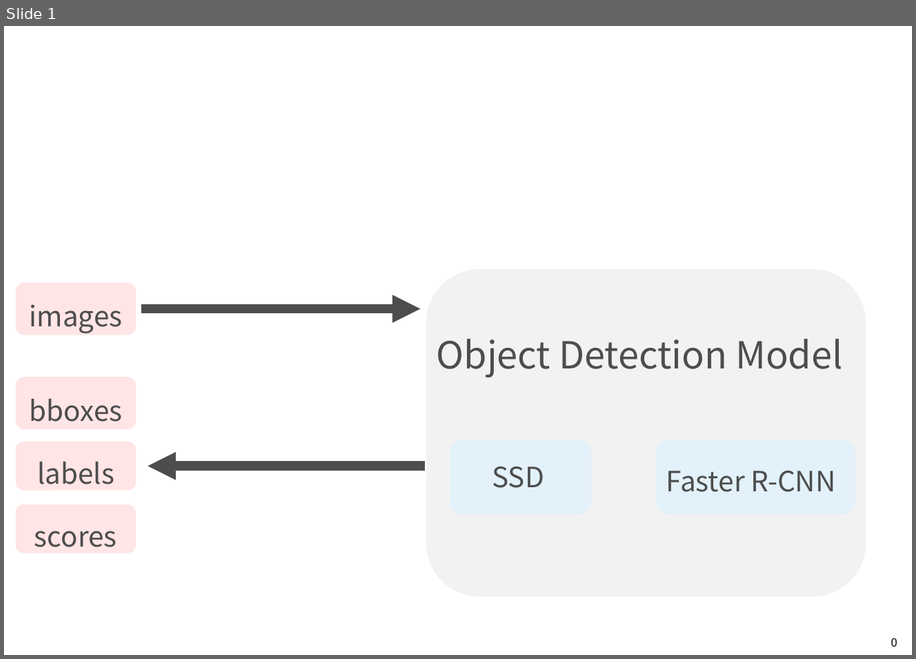
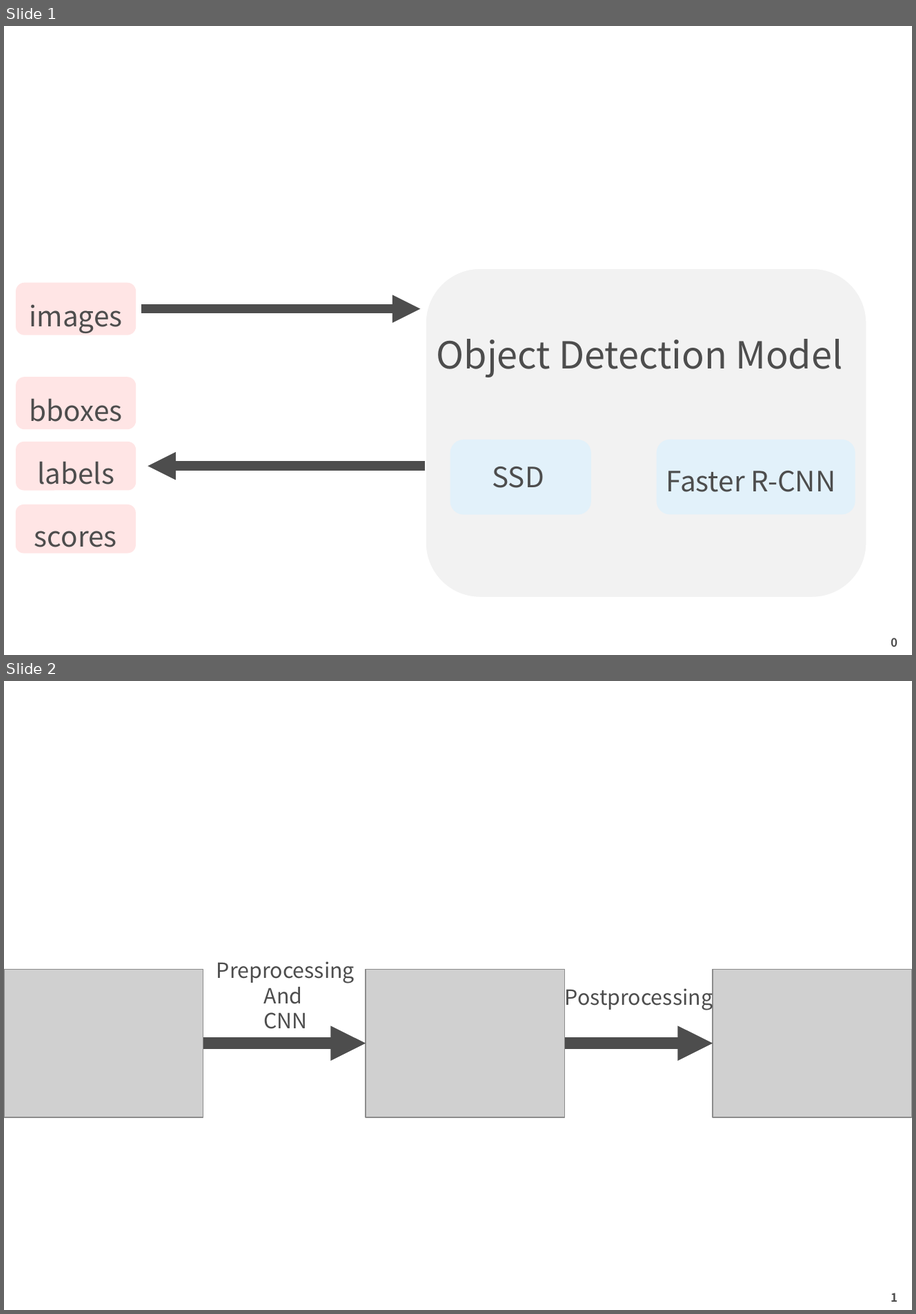
Before and after one commit to yuyu2172/chainercv-chainer-meetup, a slide deck: images/chainercv.pptx. Shown one above the other, each under a label of ours: slide 1 before the commit, slides 1 and 2 after it. The pictures are 916x659 and 916x1314 pixels, drawn with LibreOffice and Linux fonts; fonts in the diff are those of the drawing; grey boxes stand for pictures. Boxes give left, top, right and bottom in pixels: in the first picture for what was removed or moved away, otherwise in the second. Text is boxed around its words. In the diff, an @@ line names an element or a change of style, - is before the commit and + after.

Commit message:
update pptx

```diff
--- a/images/chainercv.pptx
+++ b/images/chainercv.pptx
@@ slide 2 added at [4, 681, 912, 1310], background #FFFFFF @@
@@ picture added at [4, 969, 203, 1118] @@
@@ text added at [217, 961, 355, 1029], 18 pt, text #4D4D4D @@
+Preprocessing
+And
+CNN
@@ picture added at [366, 969, 565, 1118] @@
@@ picture added at [713, 969, 912, 1118] @@
@@ text added at [565, 984, 713, 1011], 18 pt, text #4D4D4D @@
+Postprocessing
@@ arrow added from (203, 1043) to (366, 1043), #4D4D4D 10 pt @@
@@ arrow added from (565, 1043) to (713, 1043), #4D4D4D 10 pt @@
@@ page number added at [891, 1292, 898, 1301], 10 pt, text #4D4D4D, bold @@
+1
```
